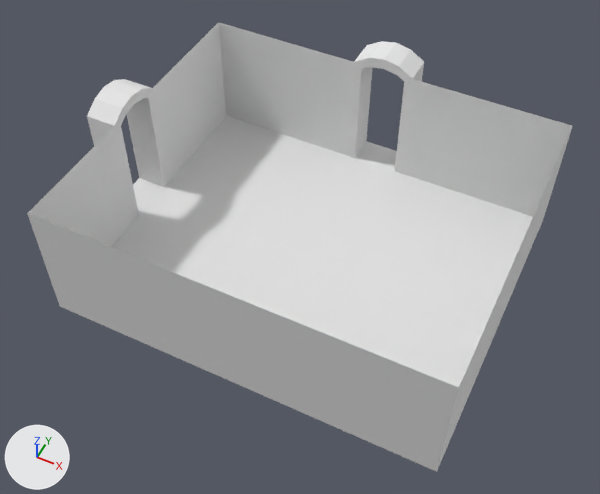
A saved change to the OBJ model GameJam2020/Assets/RoomObjs/Billiard Room.obj.
Rendered twice from a 50 mm lens placed at (7.32, -15.5, 17.83), pointed at (-0.14, -0.59, -0.81). Every picture has the same lights, and +X, +Y and +Z are marked at lower left. Where no turn or scale is listed for an object, it has been applied to the vertices.

In view in the first picture: 'Billiard_Room_Cube.011'.
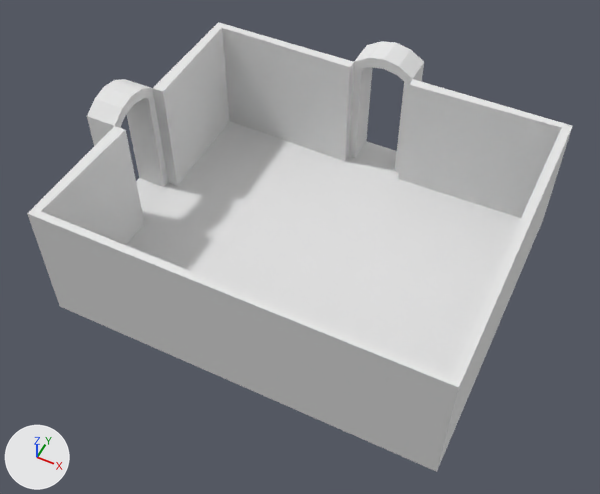
The change, as a diff of the scene's bpy script:
```diff
--- a/GameJam2020/Assets/RoomObjs/Billiard Room.obj.py
+++ b/GameJam2020/Assets/RoomObjs/Billiard Room.obj.py
@@ me_billiard_room_cube_011 @@
 # used by ob_billiard_room_cube_011; location = (0.0, 0.0, 0.0)
-me_billiard_room_cube_011.from_pydata(...)  # 80 vertices, 146 faces; spans x -7.0..6.0, y -5.0..6.0, z -2.0..2.41
+me_billiard_room_cube_011.from_pydata(...)  # 98 vertices, 190 faces; spans x -7.0..6.0, y -5.0..6.0, z -2.0..2.41
+# me_billiard_room_cube_011 part 1
+# 2 faces are deleted
+# 18 vertices are added at x -6.0..6.0, y -5.0..5.0, z -2.0..2.0
+# 46 new faces join them
 me_billiard_room_cube_011.materials.append(mat_none)
```

Where the change shows, as pixel boxes (x1, y1, x2, y2) in the pictures (600 x 494 px):
part 1 of me_billiard_room_cube_011, built on: before (111, 116, 533, 387); after (27, 22, 572, 387)
